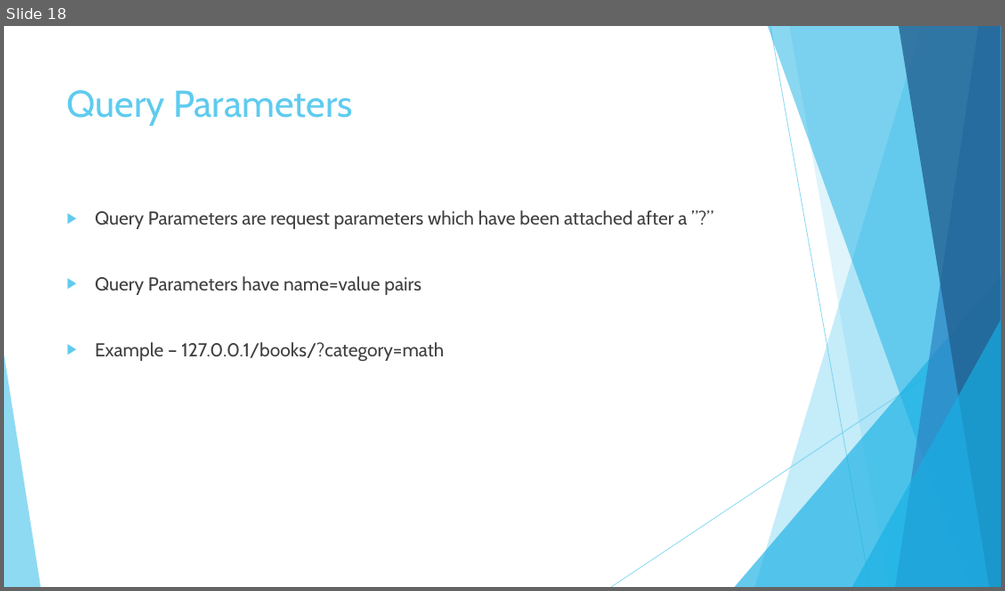
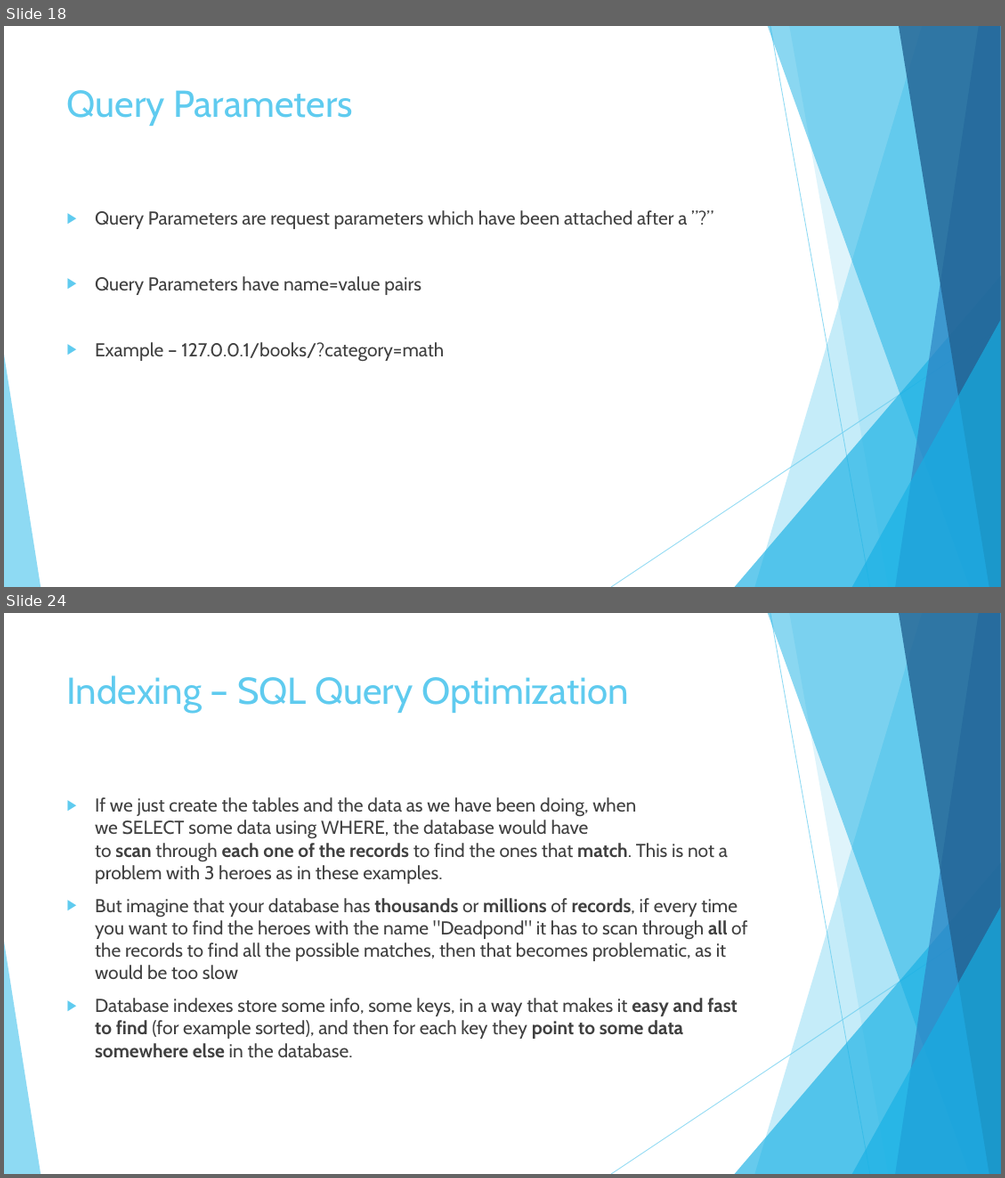
Before and after one commit to imcuteani/FastAPI-PythonAI-Development, a slide deck: Slides/Day-2/FASTAPI Development using Python on Cloud-Day2.pptx. Shown one above the other, each under a label of ours: slide 18 before the commit, slides 18 and 24 after it; the slides between them are not shown. The pictures are 1005x591 and 1005x1178 pixels, drawn with LibreOffice and Linux fonts; fonts in the diff are those of the drawing. Boxes give left, top, right and bottom in pixels: in the first picture for what was removed or moved away, otherwise in the second. Text is boxed around its words. In the diff, an @@ line names an element or a change of style, - is before the commit and + after.

```diff
--- a/Slides/Day-2/FASTAPI Development using Python on Cloud-Day2.pptx
+++ b/Slides/Day-2/FASTAPI Development using Python on Cloud-Day2.pptx
@@ slide 24 added at bbox=[4, 613, 1001, 1174], background #FFFFFF; not listed: 10 template elements that a slide beside it also shows @@
@@ title added at bbox=[67, 675, 629, 713], 36 pt, text #5FCBEF @@
+Indexing – SQL Query Optimization
@@ text added at bbox=[95, 797, 747, 1057], 18 pt, text #404040 @@
+▶ If we just create the tables and the data as we have been doing, when we SELECT some data using WHERE, the database would have to scan through each one of the records to find the ones that match. This is not a problem with 3 heroes as in these examples.
+▶ But imagine that your database has thousands or millions of records, if every time you want to find the heroes with the name "Deadpond" it has to scan through all of the records to find all the possible matches, then that becomes problematic, as it would be too slow
+▶ Database indexes store some info, some keys, in a way that makes it easy and fast to find (for example sorted), and then for each key they point to some data somewhere else in the database.
```
Also in this commit, not shown: 1 slide changed, 4 other slides added, 5 slides removed, 3 other files.
